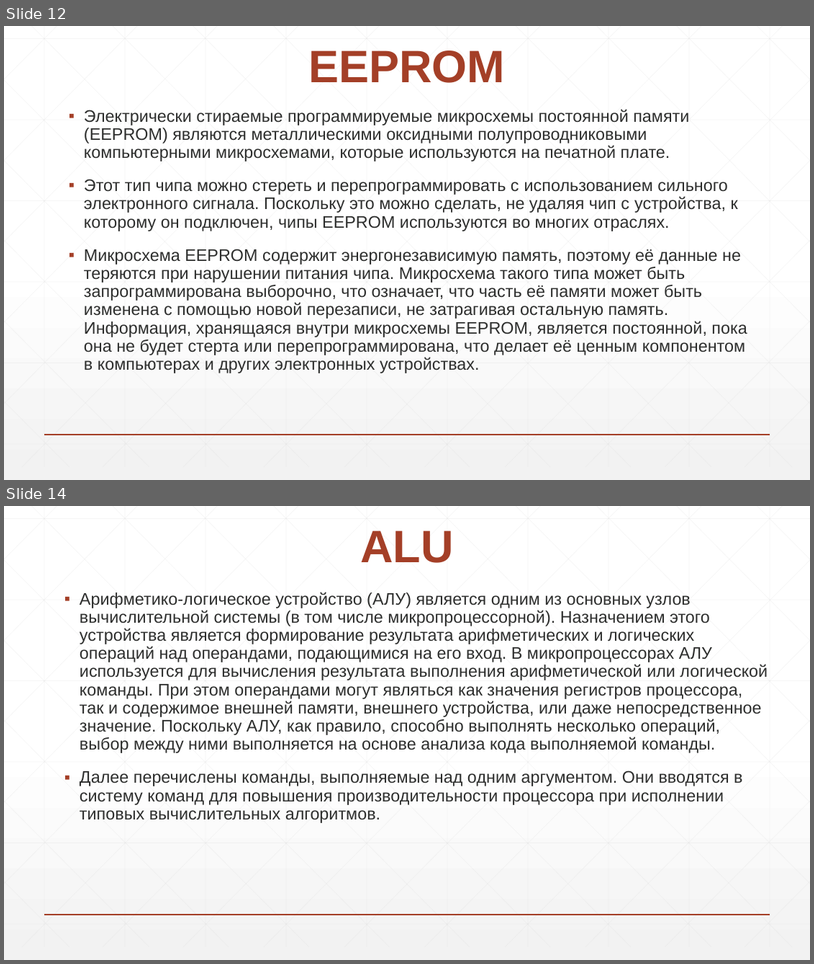
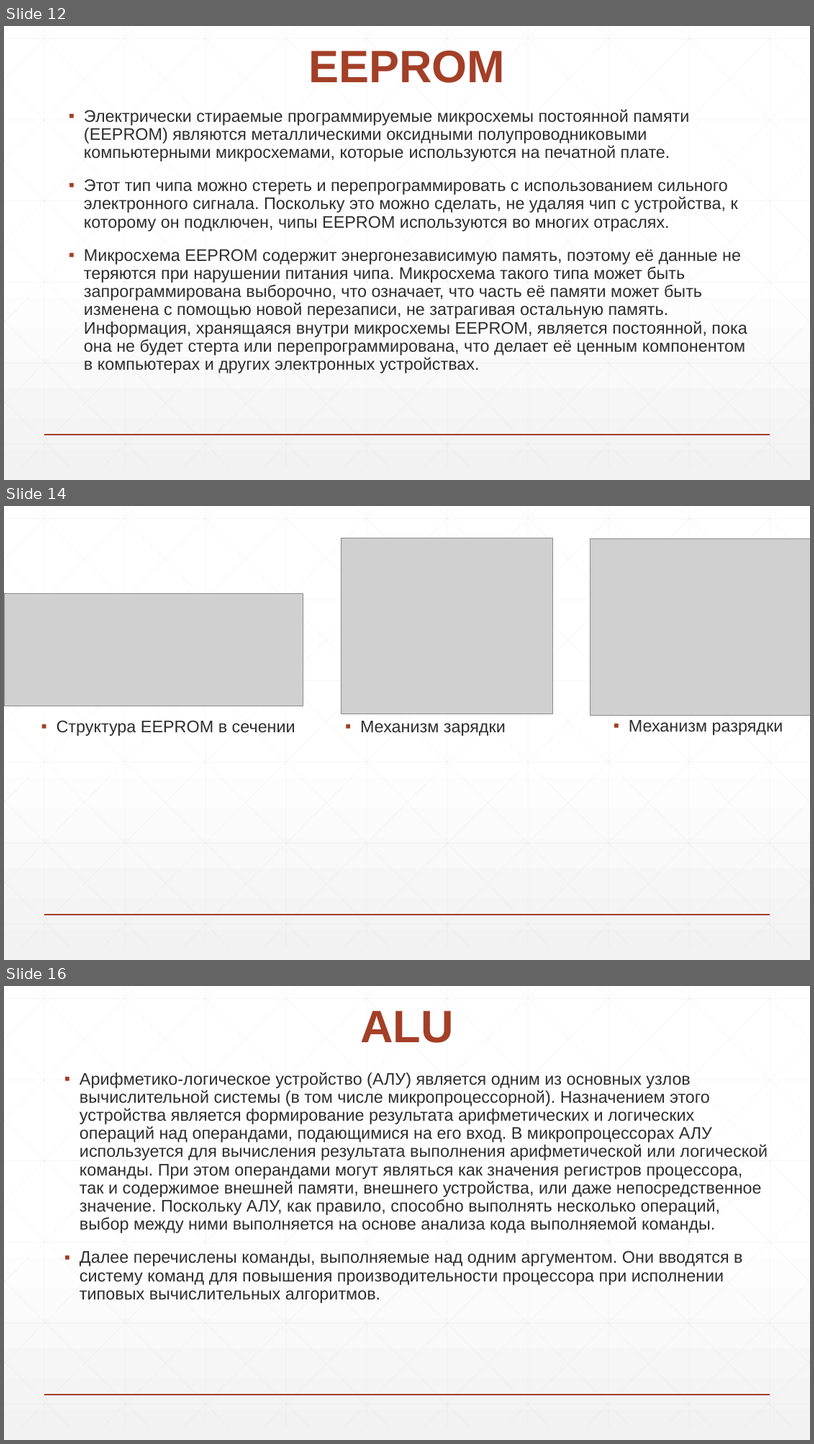
Before and after one commit to DiBoS290699/Labs, a slide deck: IVM/ЭВМ №8.pptx. Shown one above the other, each under a label of ours: slides 12 and 14 before the commit, slides 12, 14 and 16 after it; the slides between them are not shown. The pictures are 814x964 and 814x1444 pixels, drawn with LibreOffice and Linux fonts; fonts in the diff are those of the drawing; grey boxes stand for pictures. Boxes give left, top, right and bottom in pixels: in the first picture for what was removed or moved away, otherwise in the second. Text is boxed around its words. In the diff, an @@ line names an element or a change of style, - is before the commit and + after.

```diff
--- a/IVM/ЭВМ №8.pptx
+++ b/IVM/ЭВМ №8.pptx
@@ slide 14 added at [4,506,810,960], background gradient #FFFFFF to #F2F2F2; not listed: 47 template elements that a slide beside it also shows @@
@@ picture added at [341,538,553,714] @@
@@ picture added at [591,538,810,716] @@
@@ picture added at [4,594,304,705] @@
@@ text added at [57,720,296,736], 20 pt, text #2D2E2D @@
+▪ Структура EEPROM в сечении
@@ text added at [360,721,506,736], 20 pt, text #2D2E2D @@
+▪ Механизм зарядки
@@ text added at [629,720,784,735], 20 pt, text #2D2E2D @@
+▪ Механизм разрядки
@@ what was slide 14 is now slide 16 @@
```
Also in this commit, not shown: 1 slide changed, 3 other slides added, 7 other files.
